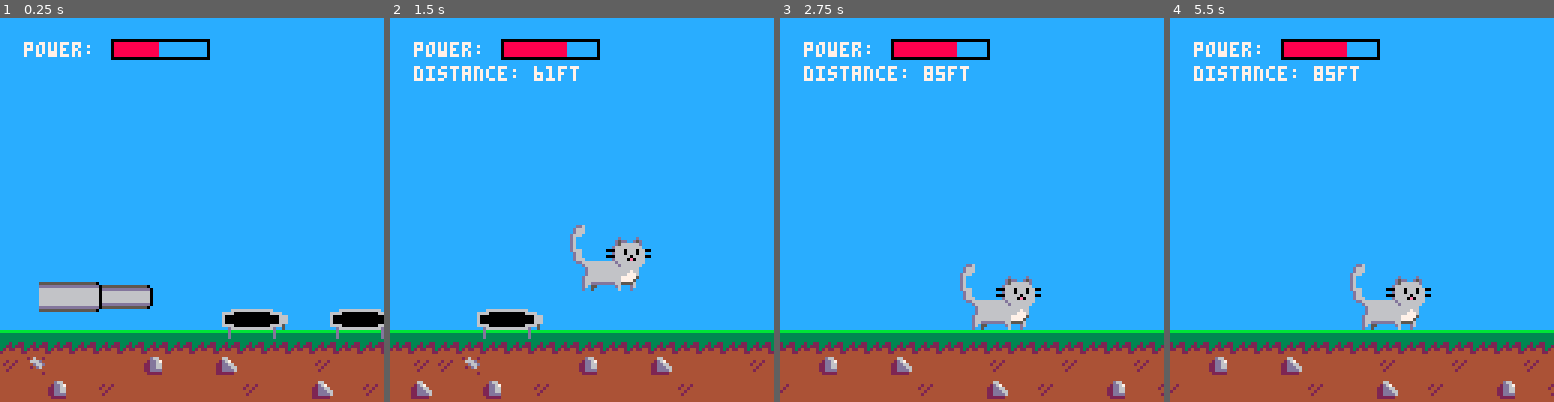
Above: before the commit, frames 1-4 (left to right).
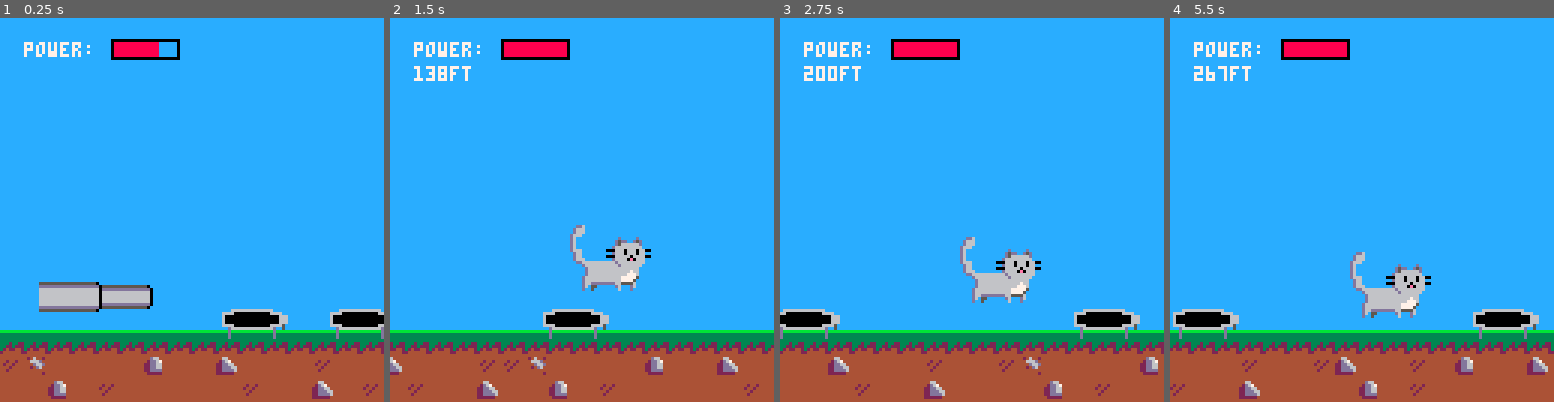
Above: after the commit, the same moments.

Repository: andrewedstrom/kitten-cannon-pico-8
Game: PICO-8 cartridge kitten-cannon.p8
Two runs of this game, one before a commit and one after it. Both use one fixed random seed, a clock stepped at 60 frames per second and the inputs below.
Inputs:
- Up to frame 1 (0.25 s): no input
- Up to frame 2 (1.5 s): tap X (X key) at 0.33, 1.07 s; tap O (Z key) at 0.7 s
- Up to frame 3 (2.75 s): tap O (Z key) at 1.7, 2.1, 2.5 s; tap X (X key) at 1.85 s; hold Up 2.15-2.42 s
- Up to frame 4 (5.5 s): tap O (Z key) every 0.4 s from 2.9 to 5.3 s; tap X (X key) at 2.97, 4.08, 5.2 s; hold Down 3.63-3.97 s; hold Up 4.73-5.03 s

The runs differ from the first frame. In frame 1, 0.2% of the frame differs, in the area x 46-55%, y 5-11%; in frame 2, 6.5%; in frame 3, 8.8%, in the area x 0-100%, y 5-100%; in frame 4, 8.7%.

Commit message:
power bar goes up and down

Diff:
--- a/kitten-cannon.p8
+++ b/kitten-cannon.p8
@@ -76,9 +76,11 @@
     -- hud
     camera(0, 0)
     if game_state ~= "aiming" then
-        print("distance: " .. flr(player.feet_traveled) .. "ft", 8, 16, 7)
+        print(flr(player.feet_traveled) .. "ft", 8, 16, 7)
     end
     cannon:draw_power_bar()
+    -- print("fps:" .. stat(7), 8, 24, 7)
+    -- print("cpu:" .. stat(1), 8, 32, 7)
 end
 
 function camera_follow()
@@ -114,20 +116,26 @@
         w = 62,
         h = 11,
         power = 0,
-        max_power = 30,
+        timer = 0,
+        shot_timer_cycle_time = 40,
         length = 37,
         angle = 0,
         draw = function(self)
+            -- don't bother drawing if offscreen
+            if player and player.x > 188 then
+                return
+            end
             spr_r(0, 6, self.x, self.y, 4.75, 1.25, false, false, 0, 6, self.angle, 12)
         end,
         draw_power_bar = function(self)
-            label_x = 8
-            bar_x = label_x + 6 * 5
-            bar_w = min(self.power, self.max_power)
-            bar_h = 4
-            y = 8
+            local max_bar_w = self.shot_timer_cycle_time / 2
+            local label_x = 8
+            local bar_x = label_x + 6 * 5
+            local bar_w = self.power
+            local bar_h = 4
+            local  y = 8
             print("power:", label_x, y, 7)
-            rect(bar_x-1, y-1, bar_x + self.max_power + 1, y + bar_h + 1, 0)
+            rect(bar_x-1, y-1, bar_x + max_bar_w + 1, y + bar_h + 1, 0)
 
             rectfill(bar_x, y, bar_x + bar_w, y + bar_h, 8)
         end,
@@ -143,11 +151,21 @@
 
             if btn(4) or btn(5) then
                 game_state = "flying"
-                local shot_power = self.power / 2
+                local shot_power = self.power
                 player = make_player(self.angle, self.x, self.y, self.length, shot_power)
             else
-                self.power = (self.power + 1) % (self.max_power+1)
-            end
+                self.timer = (self.timer + 1) % self.shot_timer_cycle_time
+                self.power = self:calculate_current_power()
+            end
+        end,
+        calculate_current_power = function(self)
+            local max_power = self.shot_timer_cycle_time / 2
+            local power_bar_rising = self.timer <= self.shot_timer_cycle_time / 2
+            local power = self.timer % (self.shot_timer_cycle_time/2 + 1)
+            if power_bar_rising then
+                return power
+            end
+            return max_power - power
         end
     }
 end
